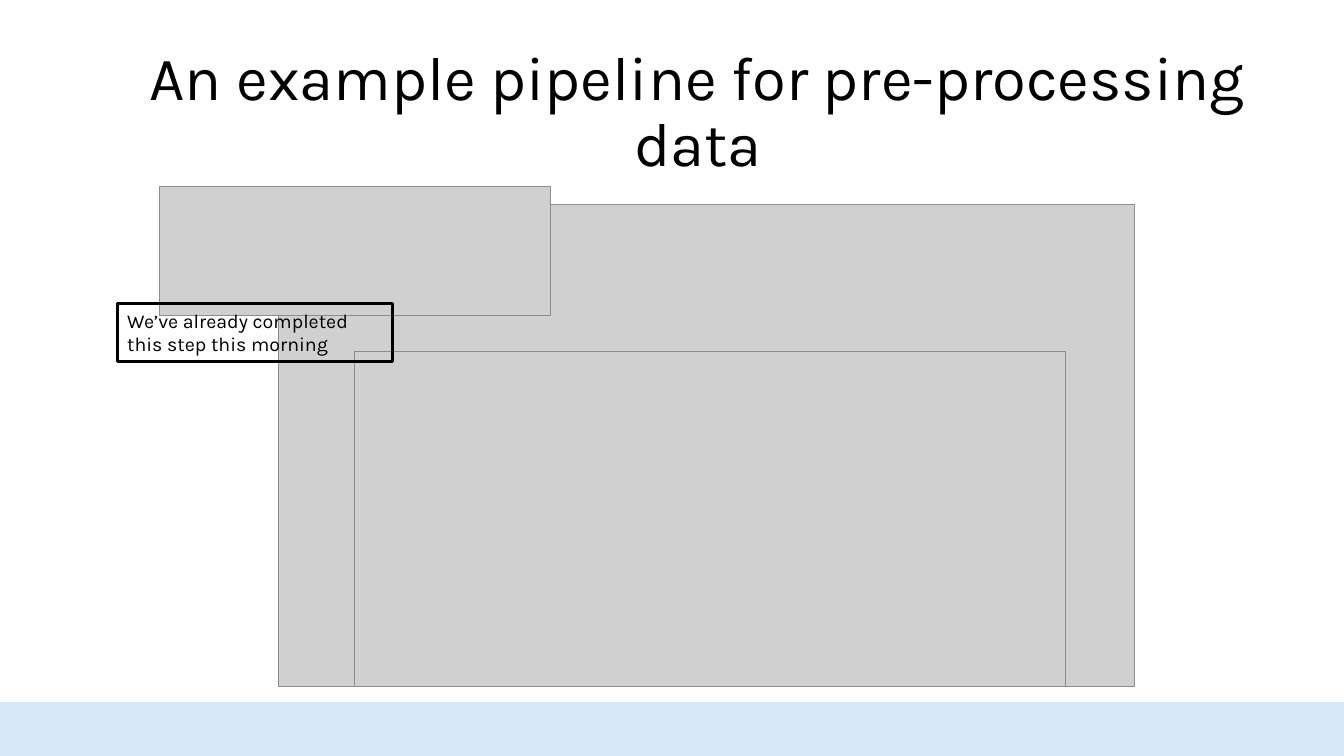
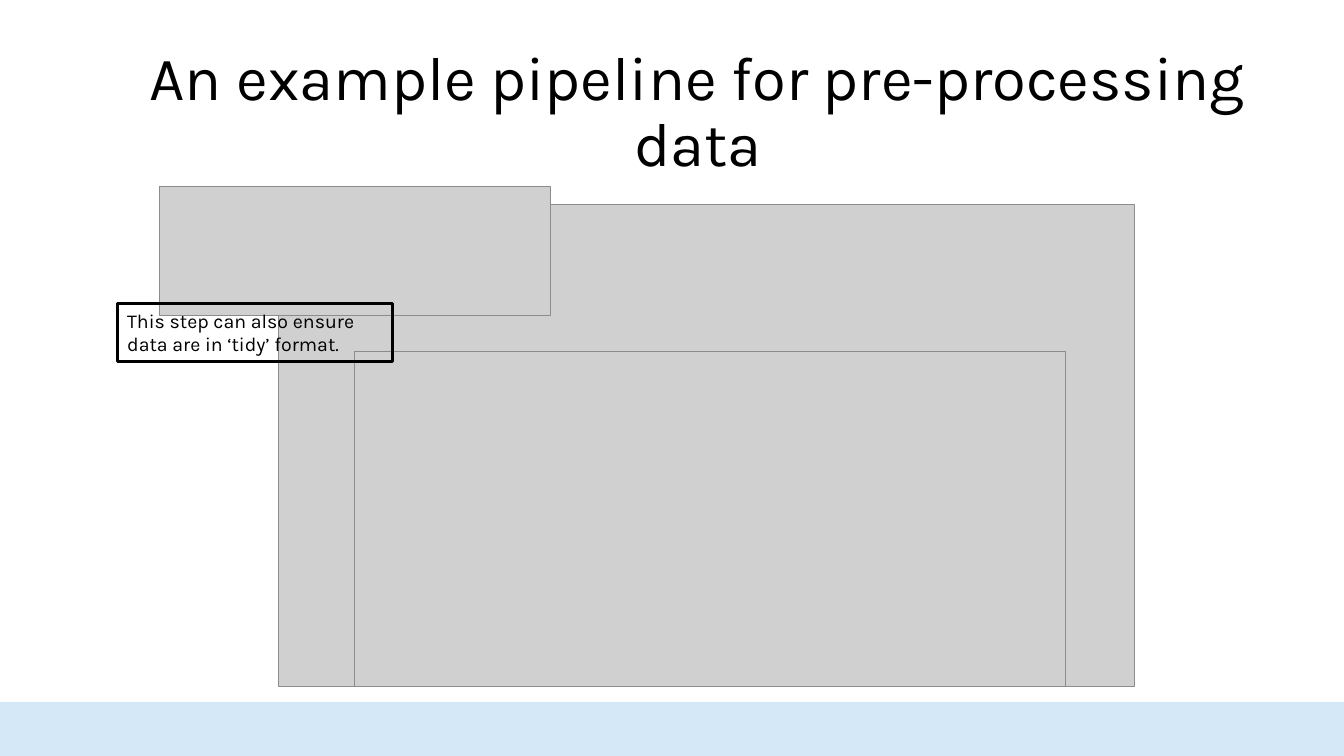
Before and after one commit to HopkinsIDD/seroanalytics_workshop, a slide deck: slide 11 of Lecture 2/Lecture 2 draft V2.pptx (slide 10 before the commit). Drawn at 1344x756 pixels with LibreOffice and Linux fonts; fonts in the diff are those of the drawing; grey boxes stand for pictures; background and template pictures are left out. Boxes give left, top, right and bottom in pixels: in the first picture for what was removed or moved away, otherwise in the second. Text is boxed around its words. In the diff, an @@ line names an element or a change of style, - is before the commit and + after.

```diff
--- a/Lecture 2/Lecture 2 draft V2.pptx
+++ b/Lecture 2/Lecture 2 draft V2.pptx
@@ text in rectangle at bbox=[127, 310, 354, 358]: text changed @@
-We’ve already completed this step this morning
+This step can also ensure data are in ‘tidy’ format.
```
Also in this commit, not shown: 11 other slides changed, 9 slides added, 17 slides removed.
